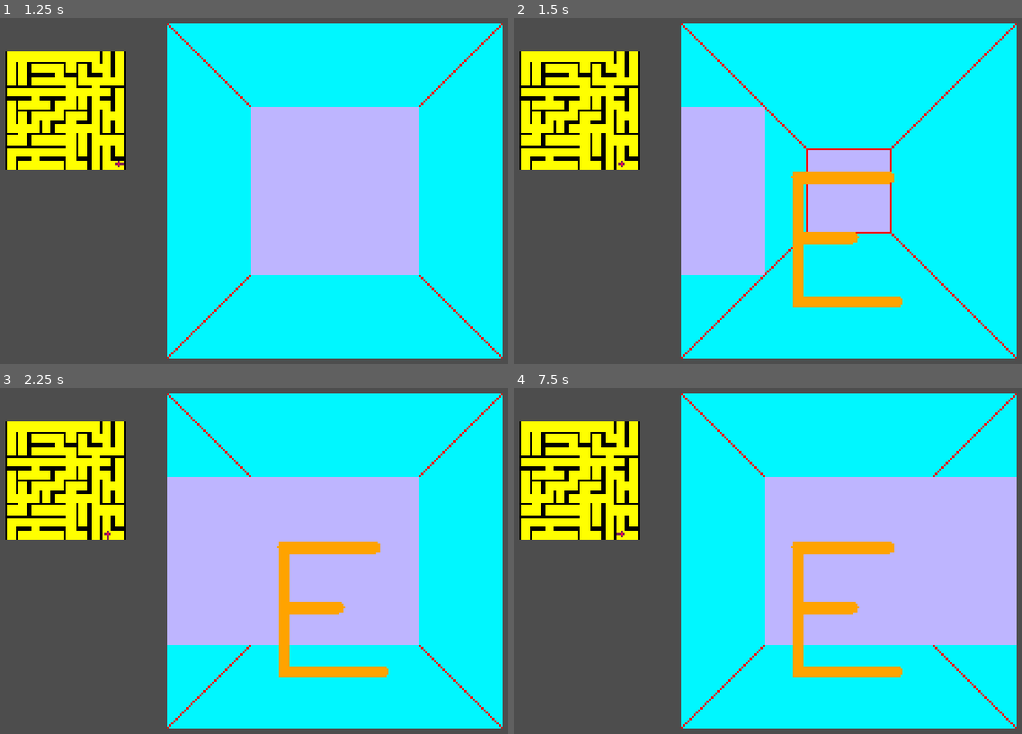
Above: before the commit, frames 1-4 (two rows, left to right).
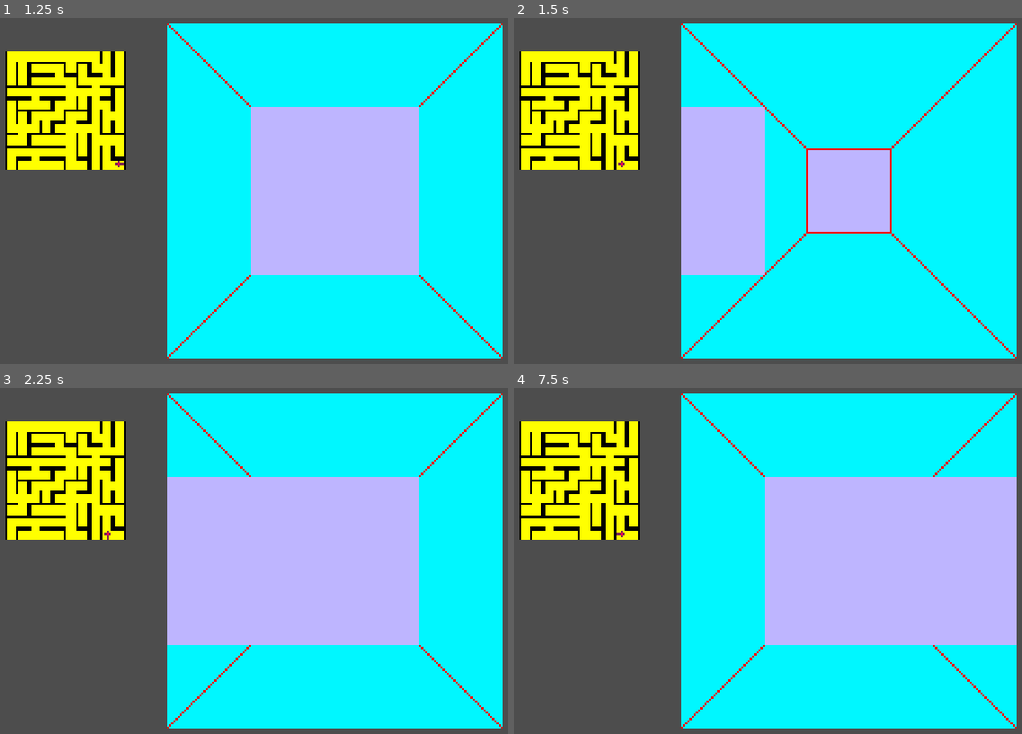
Above: after the commit, the same moments.

Repository: sym-z/arm-to-the-teeth
Game: Godot game, scene res://scenes/testing_level/testing_level.tscn
Two runs of this game, one before a commit and one after it. Both use one fixed random seed, a clock stepped at 60 frames per second and the inputs below. The project has no main scene, so this scene is started directly.
Inputs:
- Up to frame 1 (1.25 s): tap Enter at 0.5 s; hold D (turn_right) from 0.53 s (still down)
- Up to frame 2 (1.5 s): tap Space at 1.25 s; release D (turn_right) at 1.28 s; hold S (move_back) from 1.28 s (still down)
- Up to frame 3 (2.25 s): tap Enter at 2 s; release S (move_back) at 2.03 s; hold D (turn_right) from 2.03 s (still down)
- Up to frame 4 (7.5 s): tap Space at 2.75, 4.25 s; release D (turn_right) at 2.78 s; hold W (move_forward) 2.78-3.53 s; tap Enter at 3.5 s; hold A (turn_left) 3.53-5.03 s; hold S (move_back) 5.03-5.78 s; hold D (turn_right) 5.78-6.53 s; hold W (move_forward) 6.53-7.28 s; hold D (turn_right) from 7.28 s (still down)

Frame 1 is identical in both runs. In frame 2, 2.5% of the frame differs, in the area x 54-77%, y 44-84%; in frame 3, 2.5%; in frame 4, 2.5%.

Commit message:
keeping track of viable cells for items, better spawn protection

Diff:
--- a/src/prefabs/map/map.gd
+++ b/src/prefabs/map/map.gd
@@ -1,9 +1,12 @@
 extends Node
 
 var world_map : Dictionary[Vector2i,Cell]
+## To find spots to place new items, starts with all cells, which are removed as new items are added to map.
+var empty_cells : Array[Vector2i]
 var frontier : Array[Cell]
 @export var rows : int = 10
 @export var cols : int = 10
+@export var player : Node
 
 ## Used to ensure visualization after computation
 signal map_generated
@@ -24,6 +27,7 @@
 			var curr_cell = Cell.new()
 			curr_cell.position = Vector2i(j,i)
 			world_map[curr_cell.position] = curr_cell
+			empty_cells.append(curr_cell.position)
 
 func create_debug_map(row, col):
 	# Remember to send map generated signal
@@ -63,6 +67,7 @@
 			if curr_cell.position.x == col-1:
 				curr_cell.e_wall = true
 			world_map[curr_cell.position] = curr_cell
+			empty_cells.append(curr_cell.position)
 	map_generated.emit()
 
 #region Printing Functions
@@ -208,21 +213,51 @@
 #endregion
 # Once the player spawns, items/landmarks can be generated.
 func _on_player_player_spawned():
+	# Remove player's spawn from empty cells array
+	empty_cells.erase(player.position)
+	# Mark surrounding cells as spawn type and remove from empty cells array
+	mark_surrounding(player.position, Cell.TYPE.SPAWN)
 	place_exit()
 	# Place Items
 	# Place Enemies
 	map_filled.emit()
 
+# Marks all surrounding cells as a type. (Including diagonals)
+func mark_surrounding(pos : Vector2i, mark : Cell.TYPE):
+	var iter_pos : Vector2i
+	for x in range(pos.x-1, pos.x+1,1):
+		iter_pos.x = x
+		for y in range(pos.y-1,pos.y+1,1):
+			iter_pos.y = y
+			if check_bounds(iter_pos) == true and iter_pos != pos:
+				if mark != Cell.TYPE.EMPTY:
+					# Remove from empties if this cell was an empty cell
+					if world_map[iter_pos].contents == Cell.TYPE.EMPTY:
+						empty_cells.erase(iter_pos)
+					world_map[iter_pos].contents = mark
+				else:
+					# Prevent duplicates in the empty cells array
+					if empty_cells.find(iter_pos) == -1:
+						empty_cells.append(iter_pos)
+
 func place_exit():
-	# Grab a random spot on the map, and mark it as an exit.
-	var exit_chosen : bool = false
-	while exit_chosen == false:
-		var rand_loc : Vector2i = Vector2i(randi_range(0,rows-1), randi_range(0,cols-1))
-		# TESTING
-		rand_loc = Vector2i(8,9)
-		if Globals.debug == true:
-			rand_loc = Vector2i(4,5)
-		if world_map[rand_loc].contents == Cell.TYPE.EMPTY:
-			world_map[rand_loc].contents = Cell.TYPE.EXIT
-			exit_chosen = true
-			print("EXIT AT: ", rand_loc)
+	## Grab a random spot from the array of empty cells, add the exit and remove it from empties
+	var rand_loc : Vector2i
+	if Globals.debug == false:
+		rand_loc = empty_cells.pop_at(randi_range(0,empty_cells.size()-1))
+	else:
+		rand_loc = Vector2i(4,5)
+		empty_cells.erase(rand_loc)
+	world_map[rand_loc].contents = Cell.TYPE.EXIT
+	print("Exit at: ", rand_loc)
+	#var exit_chosen : bool = false
+	#while exit_chosen == false:
+		#var rand_loc : Vector2i = Vector2i(randi_range(0,rows-1), randi_range(0,cols-1))
+		## TESTING
+		#rand_loc = Vector2i(8,9)
+		#if Globals.debug == true:
+			#rand_loc = Vector2i(4,5)
+		#if world_map[rand_loc].contents == Cell.TYPE.EMPTY:
+			#world_map[rand_loc].contents = Cell.TYPE.EXIT
+			#exit_chosen = true
+			#print("EXIT AT: ", rand_loc)
--- a/src/scenes/testing_level/testing_level.tscn
+++ b/src/scenes/testing_level/testing_level.tscn
@@ -10,7 +10,8 @@
 script = ExtResource("1_tt45j")
 visualizer = NodePath("Debug Visualizer")
 
-[node name="Map" parent="." instance=ExtResource("1_634d8")]
+[node name="Map" parent="." node_paths=PackedStringArray("player") instance=ExtResource("1_634d8")]
+player = NodePath("../Player")
 
 [node name="Debug Visualizer" parent="." node_paths=PackedStringArray("player", "map_node") instance=ExtResource("2_tt45j")]
 position = Vector2(96, 181)
